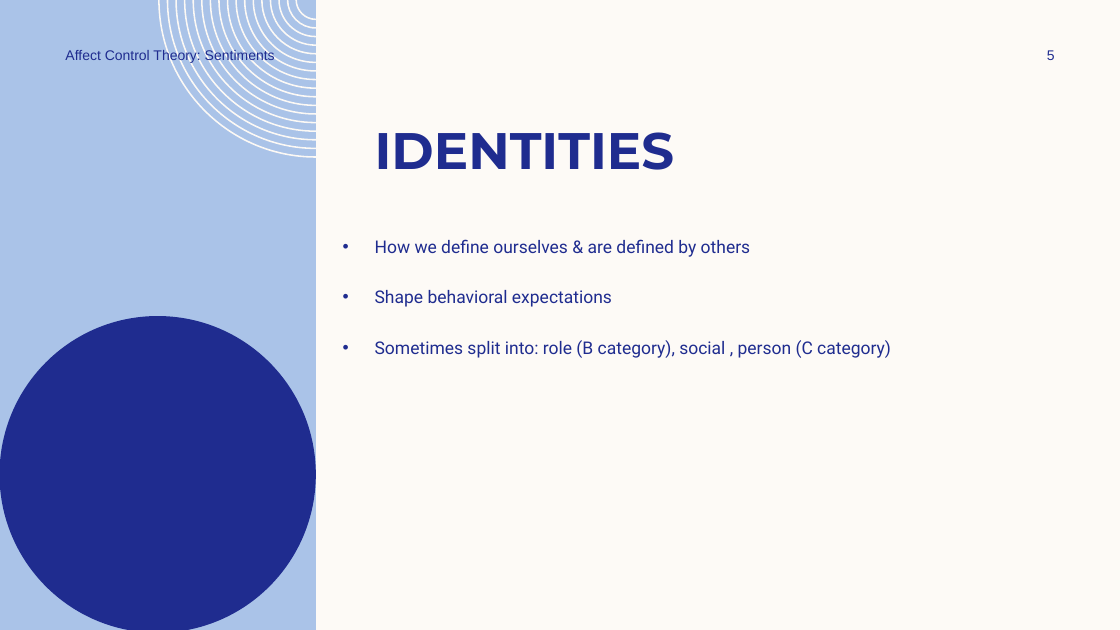
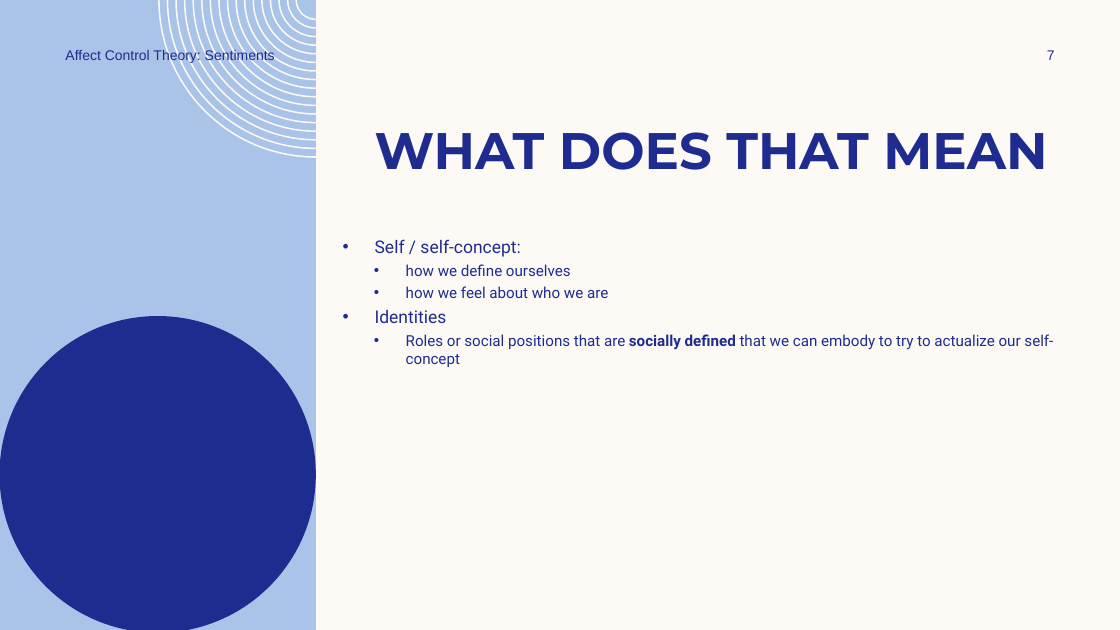
Before and after one commit to ekmaloney/soc490s, a slide deck: slide 7 of slides/jan_26.pptx (slide 5 before the commit). Drawn at 1120x630 pixels with LibreOffice and Linux fonts; fonts in the diff are those of the drawing; background and template pictures are left out. Boxes give left, top, right and bottom in pixels: in the first picture for what was removed or moved away, otherwise in the second. Text is boxed around its words. In the diff, an @@ line names an element or a change of style, - is before the commit and + after.

```diff
--- a/slides/jan_26.pptx
+++ b/slides/jan_26.pptx
@@ page number at bbox=[1047, 50, 1055, 60]: text changed @@
-5
+7
@@ title at bbox=[375, 132, 1047, 170]: text changed @@
-IDENTITIES
+WHAT DOES THAT MEAN
@@ text at bbox=[375, 239, 1053, 367]: text changed; size 15 to 13 pt @@
-• How we define ourselves & are defined by others
-• Shape behavioral expectations
-• Sometimes split into: role (B category), social , person (C category)
+• Self / self-concept:
+  • how we define ourselves
+  • how we feel about who we are
+• Identities
+  • Roles or social positions that are socially defined that we can embody to try to actualize our self-concept
```
Also in this commit, not shown: 10 other slides changed, 2 slides added, 14 other files.
